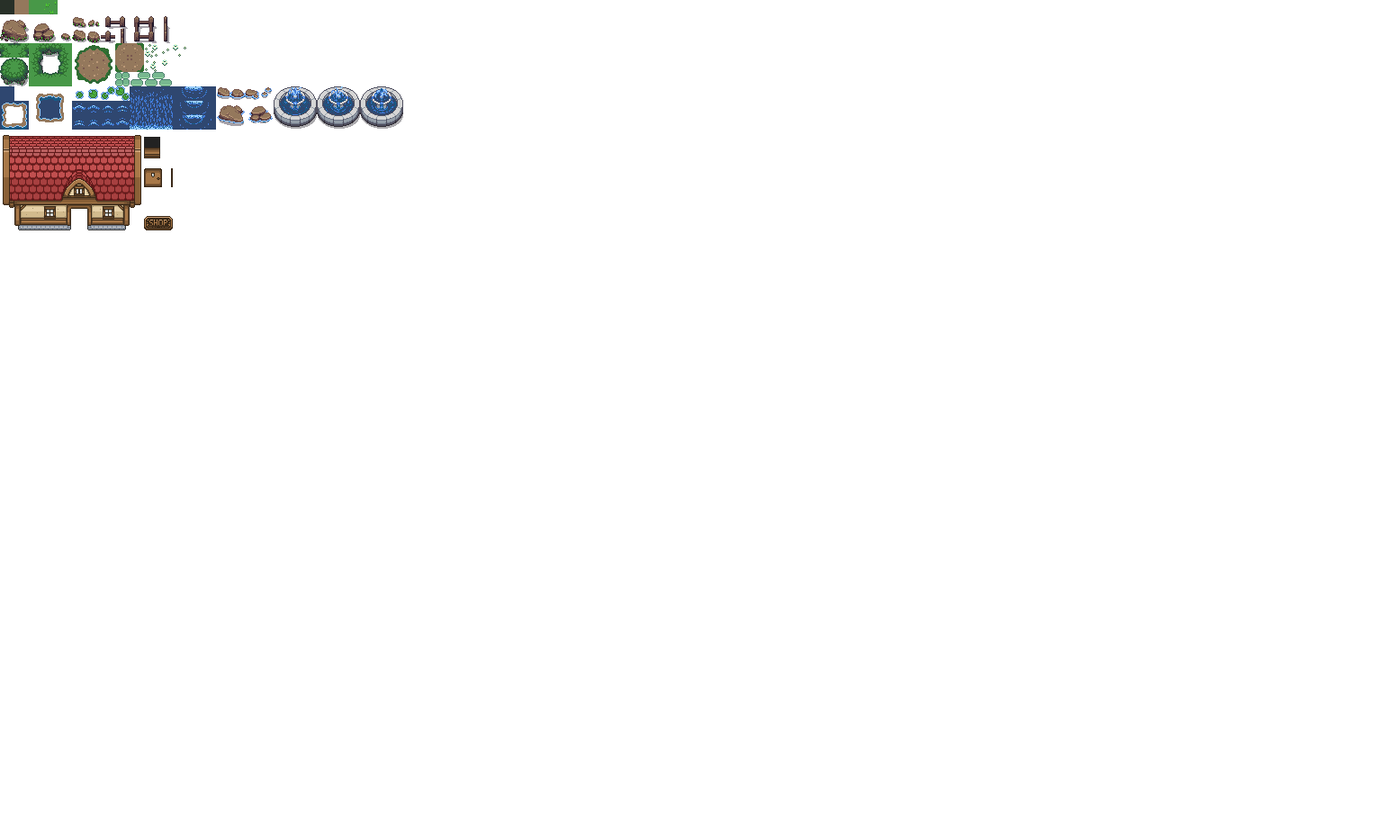
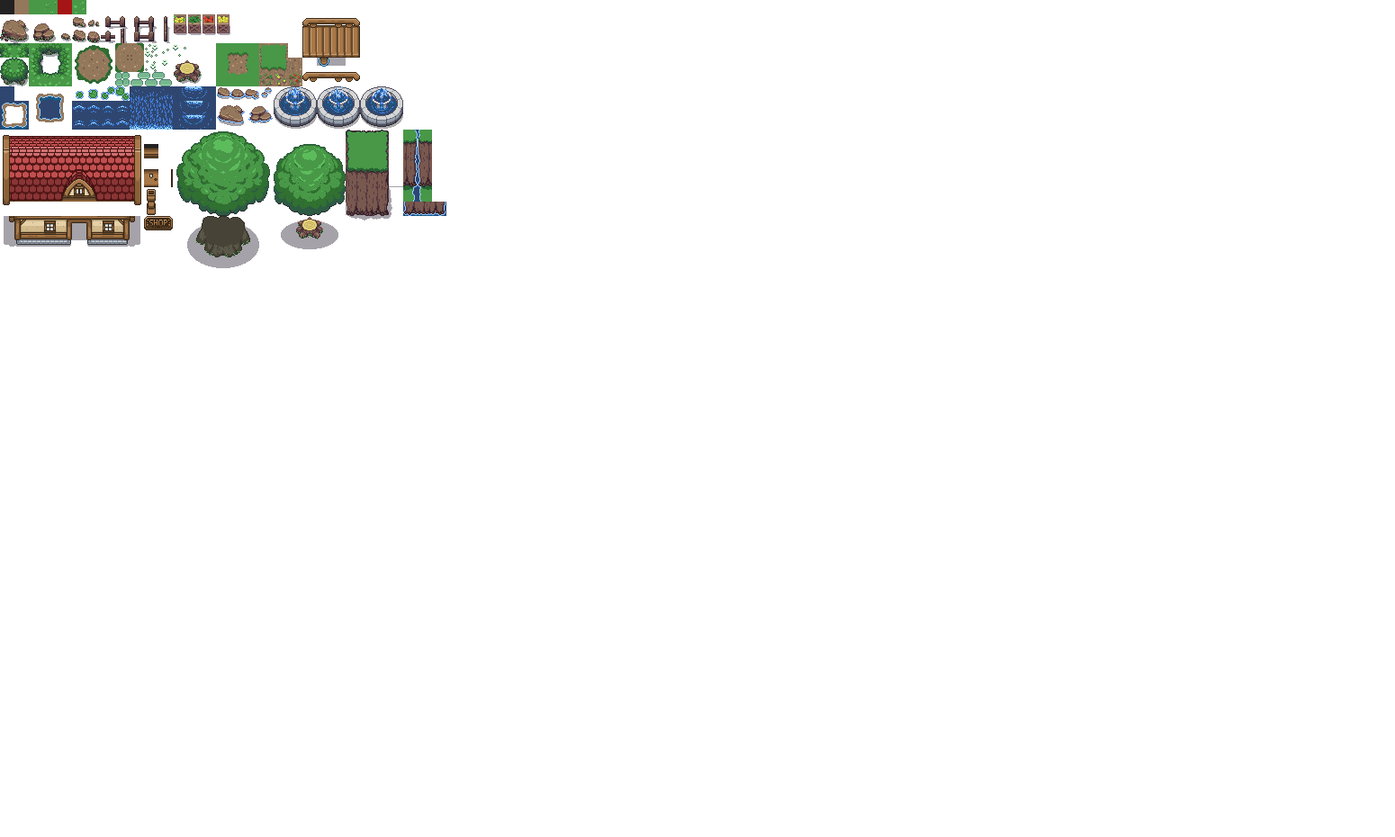
Comparing the layer stacks of the two 1395×837 images. Changes:
removed layer "Haus" over [3,135,173,231]
added layer "Berge" above "Wasser" over [345,129,447,221]
painted on "Wasser" over [79,89,127,99]
added layer "Haus und Brücke" above "Baum" over [2,18,361,247]
added layer "Baum" above "Eingefügte Ebene" over [173,60,346,269]
added layer "Eingefügte Ebene" above "Boden" over [72,0,87,15]
renamed "Zaun" to "Boden", painted on it over [0,0,388,173]
